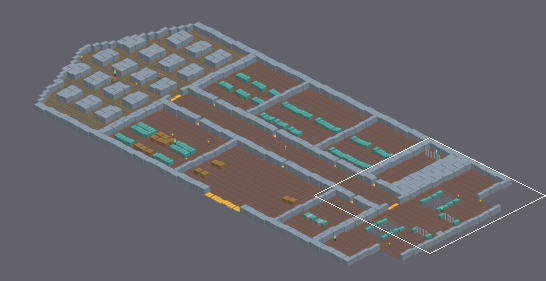
A Tiled map (JSON) gets an edit: world/maps/meridian/deck3.tmj. The first picture is a wide view before the edit; the outline marks the close-up.
Close-up. Before the edit:
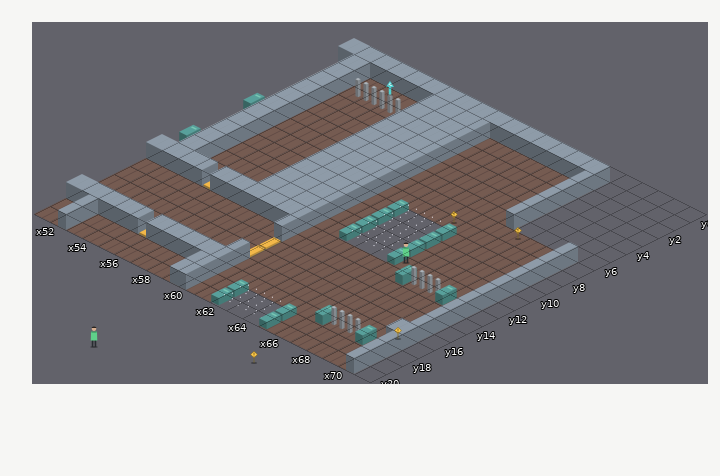
Cells are 128x64 px. Isometric: x runs down to the right, y down to the left. Shown: x 51..71, y 0..20. The commit also changed other parts of the map, which this record leaves out.
New version:
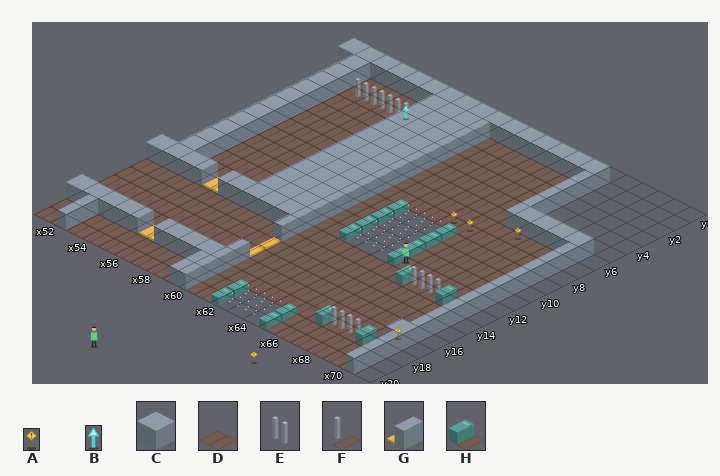
Key: from "Stand-ins": A 1 "Thing", B 2 "Way out", C 5 "piece-005", D 40 "piece-040", E 46 "piece-046", F 59 "piece-059", G 89 "piece-089", H 109 "piece-109".
_ is an empty cell.
Objects are placed by the point they stand on, in cells (3,4 is the top-left corner of cell 3,4); size is 1x1 cell unless given.
From old to new:
Layer "Floor":
y 13: x 55 _ -> D
y 18: x 56 _ -> D
Layer "Walls and things":
y 3: x 56 F -> E
y 6: x 67..70 ____ -> CCCC
y 7: x 51 H -> _
y 11: x 51 H -> _
y 13: x 55 C -> G
y 18: x 56 C -> G
Layer "People and things":
changed: B "Up to deck 2" at 54.8,2.5 size 0.3x1 -> B "Up to deck 2" at 56.8,3.5 size 0.3x1
added: A "The reactor safety controlle" at 65.8,8.5 size 0.3x0.9
Changed places in both close-ups, as pixel boxes (x1, y1, x2, y2):
removed: (243, 92, 265, 110)
changed: (386, 81, 410, 120)
removed: (179, 124, 201, 142)
changed: (210, 166, 234, 194)
added: (514, 206, 594, 262)
changed: (146, 214, 170, 242)
added: (466, 219, 474, 232)
